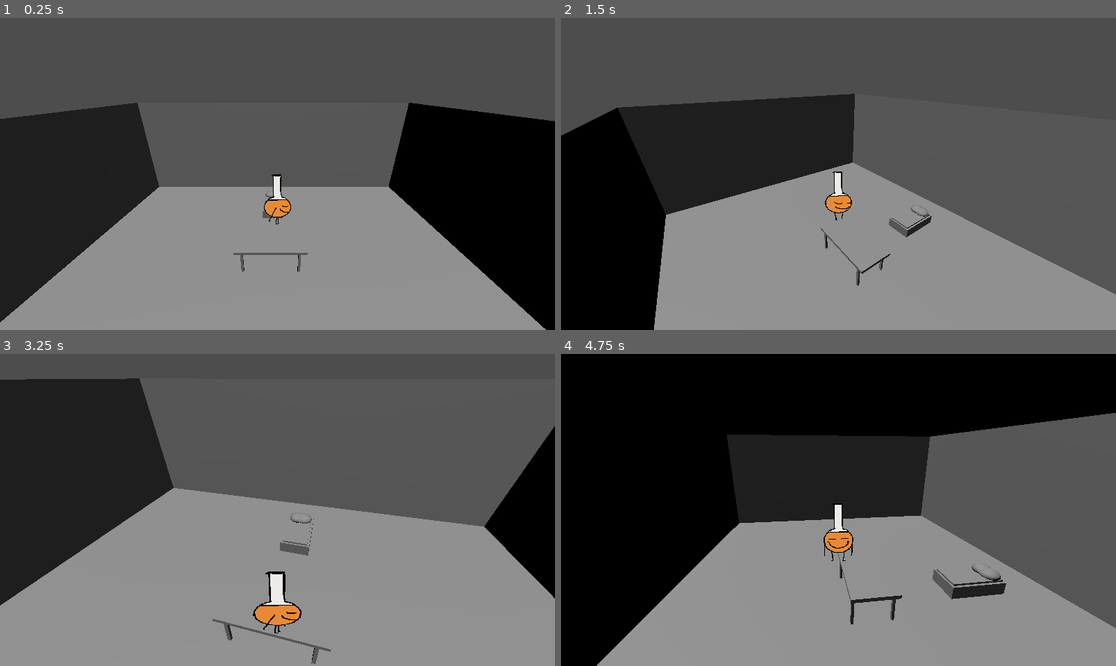
Above: before the commit, frames 1-4 (two rows, left to right).
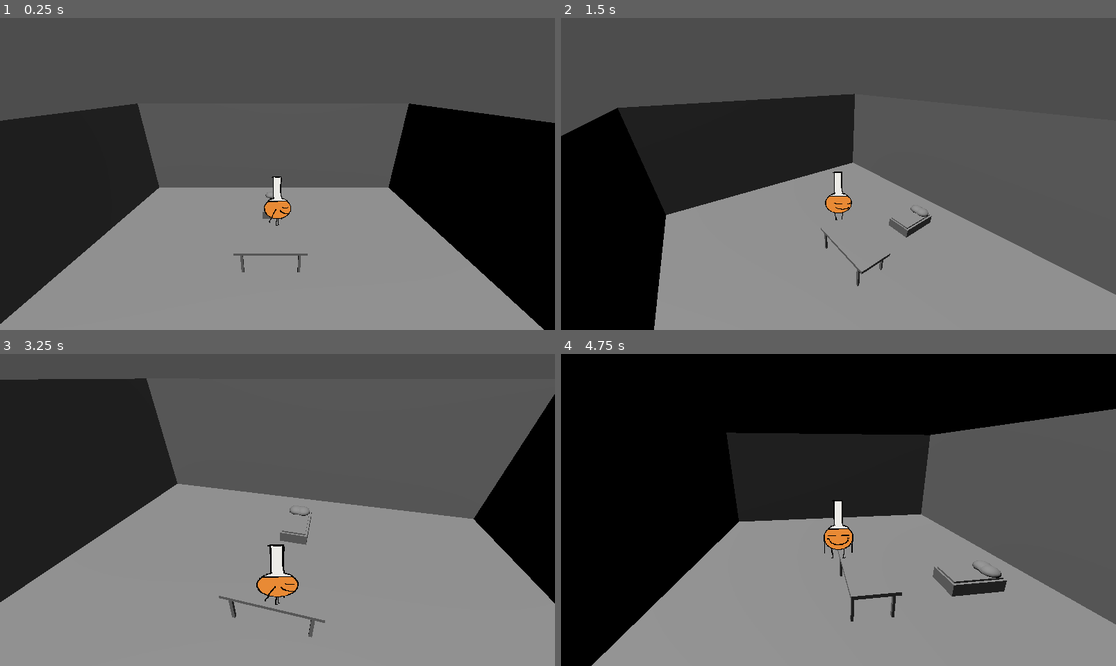
Above: after the commit, the same moments.

Repository: ToxicPoison/flask-quest-v2
Game: Godot game, scene res://level/lab/lab-intro/lab-intro.tscn
Same seed, same stepped clock (60 frames per second), same inputs: the game is played once before the commit and once after it. The project has no main scene, so this scene is started directly.
Inputs (mouse positions are in pixels of both pictures, inside the frame that each line leads up to):
- Up to frame 1 (0.25 s): no input
- Up to frame 2 (1.5 s): tap Enter (ui_accept) at 0.5 s; move the mouse to (866, 174) at 0.52 s; hold Shift (run) 0.53-1.28 s; hold Up (ui_up) from 0.53 s (still down); tap Space (jump) at 0.77 s; move the mouse to (810, 174) at 1.27 s; tap Shift (run) at 1.35 s
- Up to frame 3 (3.25 s): keep holding Up (ui_up); tap Space (jump) at 1.52, 3.02 s; move the mouse to (288, 503) at 2.02 s; hold Shift (run) 2.03-2.78 s; tap Enter (ui_accept) at 2.75 s; move the mouse to (271, 516) at 2.77 s; tap Shift (run) at 2.85 s
- Up to frame 4 (4.75 s): keep holding Up (ui_up); move the mouse to (877, 513) at 3.52 s; hold Shift (run) 3.53-4.28 s; tap Space (jump) at 3.77, 4.52 s; move the mouse to (794, 506) at 4.27 s; tap Shift (run) at 4.35 s

The runs differ from the first frame. In frame 1, 0.7% of the frame differs, in the area x 0-100%, y 27-100%; in frame 2, 0.2%; in frame 3, 5.0%, in the area x 0-100%, y 7-100%; in frame 4, 2.0%.

Commit message:
Fully decoupled camera from player

Diff:
--- a/level/lab/lab-intro/lab-intro.tscn
+++ b/level/lab/lab-intro/lab-intro.tscn
@@ -1,8 +1,12 @@
-[gd_scene load_steps=2 format=3 uid="uid://4eyvlibrhgbb"]
+[gd_scene load_steps=3 format=3 uid="uid://4eyvlibrhgbb"]
 
+[ext_resource type="PackedScene" uid="uid://bm7ks50tc60qr" path="res://orbit_camera.tscn" id="1_dpnxs"]
 [ext_resource type="PackedScene" uid="uid://bppd1cmwbq1g8" path="res://player/player.tscn" id="1_v4epf"]
 
 [node name="lab-intro" type="Node3D"]
+
+[node name="OrbitCamera" parent="." node_paths=PackedStringArray("cam_target") instance=ExtResource("1_dpnxs")]
+cam_target = NodePath("../Player")
 
 [node name="level-geometry" type="Node3D" parent="."]
 
--- a/player/CharacterBody3D.gd
+++ b/player/CharacterBody3D.gd
@@ -20,13 +20,8 @@
 @onready var speed = def_speed
 @onready var friction = def_friction
 @onready var sprite = $Sprite
-@onready var spring = $OrbitCamera
-@onready var cam_pos = $OrbitCamera/CamPos
-@onready var camera = $OrbitCamera/CamPos/Camera3D
-
 
 var running := false
-
 
 var rot_speed_mod = 1 #Turning too sharply decreases this number
 
@@ -128,6 +123,7 @@
 
 
 func animate():
+	var camera = get_viewport().get_camera_3d()
 	var cam_pos_flat = Vector2(camera.global_position.x, camera.global_position.z)
 	var pos_flat = Vector2(global_position.x, global_position.z)
 	var view_angle = cam_pos_flat.angle_to_point(pos_flat)
--- a/player/SpringArm3D.gd
+++ b/player/SpringArm3D.gd
@@ -11,7 +11,7 @@
 var cam_rot_speed = 1.0
 var y_offset := 3.0
 
-@onready var cam_target = get_parent()
+@export var cam_target = get_parent()
 @onready var all_rot = rotation
 @onready var target_pos = position
 @onready var target_rot = rotation
--- a/player/player.tscn
+++ b/player/player.tscn
@@ -1,9 +1,8 @@
-[gd_scene load_steps=47 format=3 uid="uid://bppd1cmwbq1g8"]
+[gd_scene load_steps=46 format=3 uid="uid://bppd1cmwbq1g8"]
 
 [ext_resource type="Script" path="res://player/CharacterBody3D.gd" id="1_b3j2s"]
 [ext_resource type="Texture2D" uid="uid://skk3o50cmont" path="res://player/green_sheet.png" id="2_k43w0"]
 [ext_resource type="Texture2D" uid="uid://pq4k73q7snbx" path="res://level/test/test-basic/shadow_circle.png" id="3_r13kl"]
-[ext_resource type="PackedScene" uid="uid://bm7ks50tc60qr" path="res://orbit_camera.tscn" id="4_gm2mx"]
 
 [sub_resource type="AtlasTexture" id="AtlasTexture_2acr7"]
 atlas = ExtResource("2_k43w0")
@@ -399,5 +398,3 @@
 normal_fade = 0.094
 upper_fade = 1e-05
 lower_fade = 0.5
-
-[node name="OrbitCamera" parent="." instance=ExtResource("4_gm2mx")]
